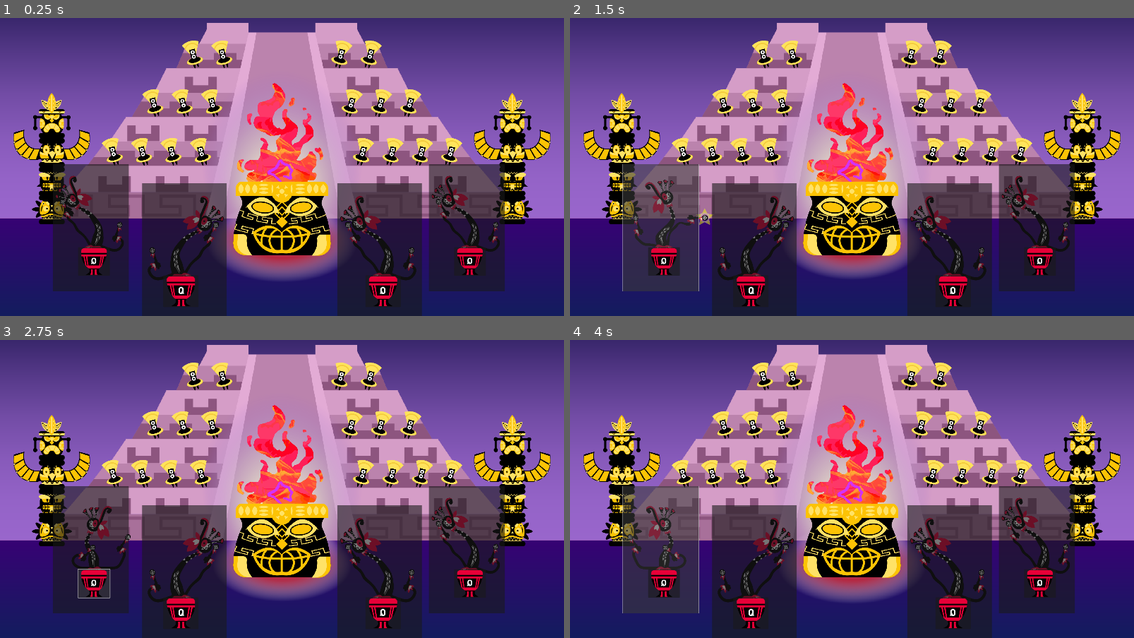
Above: before the commit, frames 1-4 (two rows, left to right).
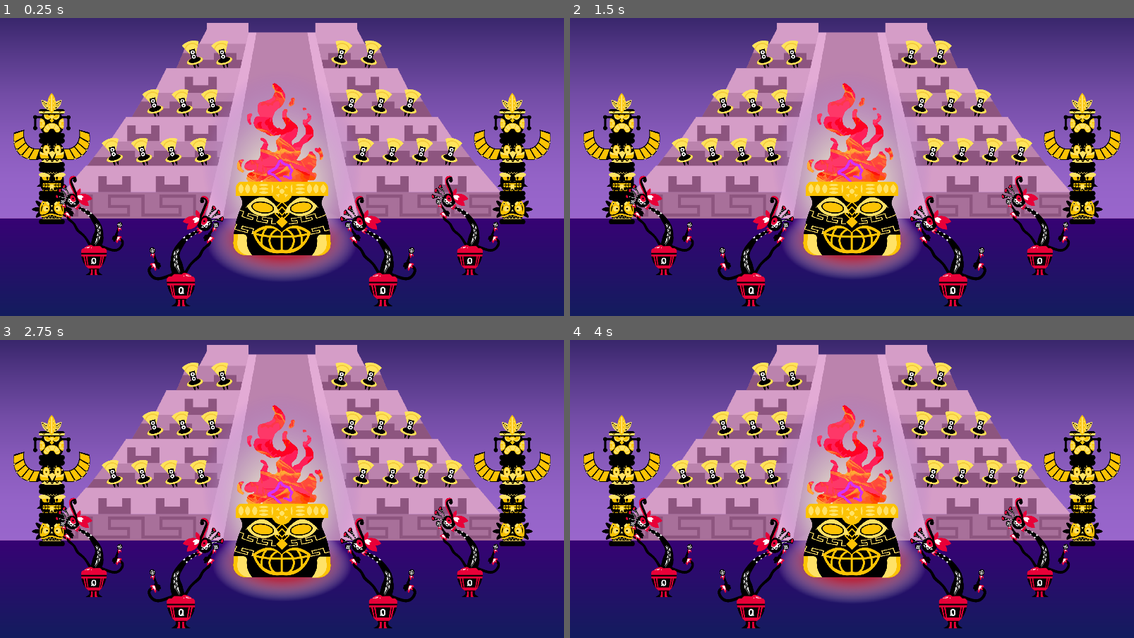
Above: after the commit, the same moments.

Repository: ElMagoRubio/SummerJam2025
Game: Godot game, scene res://scenes/main_scene.tscn
Two runs of this game, one before a commit and one after it. Both use one fixed random seed, a clock stepped at 60 frames per second and the inputs below.
Inputs (mouse positions are in pixels of both pictures, inside the frame that each line leads up to):
- Up to frame 1 (0.25 s): no input
- Up to frame 2 (1.5 s): click (660, 226) at 0.52 s; click (660, 226) at 1.27 s
- Up to frame 3 (2.75 s): click (95, 584) at 2.02 s
- Up to frame 4 (4 s): click (665, 584) at 2.77 s; click (660, 548) at 3.52 s

The runs differ from the first frame. In frame 1, 21% of the frame differs, in the area x 9-90%, y 49-100%; in frame 2, 22%; in frame 3, 22%; in frame 4, 22%.

Commit message:
updated drums

Diff:
--- a/make_fire_godot/scenes/drum.tscn
+++ b/make_fire_godot/scenes/drum.tscn
@@ -7,6 +7,7 @@
 script = ExtResource("1_a7v6b")
 
 [node name="Button" type="Button" parent="."]
+visible = false
 offset_left = -80.0
 offset_top = -72.0
 offset_right = 80.0
--- a/make_fire_godot/scenes/player.tscn
+++ b/make_fire_godot/scenes/player.tscn
@@ -63,9 +63,10 @@
 [node name="AnimatedSprite2D" type="AnimatedSprite2D" parent="."]
 sprite_frames = SubResource("SpriteFrames_60mlk")
 animation = &"mantener"
-frame_progress = 0.246404
+frame_progress = 0.290823
 
 [node name="PlayNote" type="Button" parent="."]
+visible = false
 offset_left = -528.0
 offset_top = -944.0
 offset_right = 624.0
Not shown, removed: make_fire_godot/assets/sprites/background/BG_Piramide-01.svg-autosave.kra
